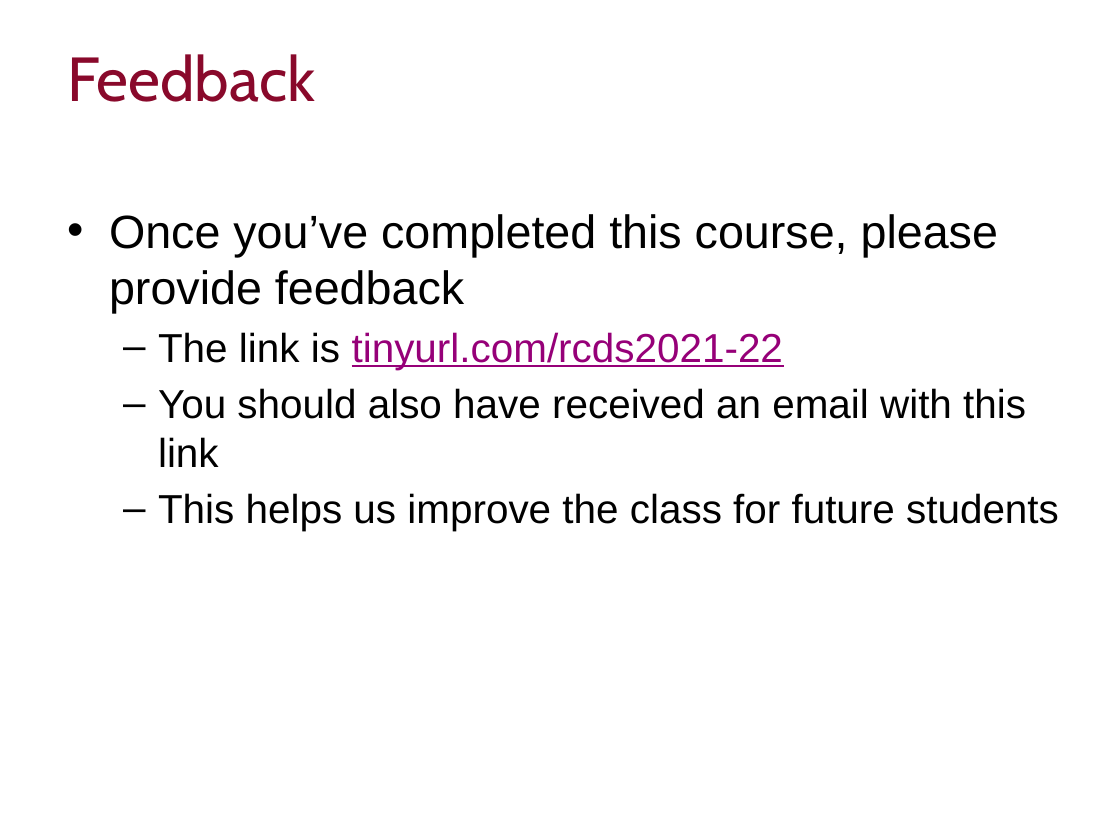
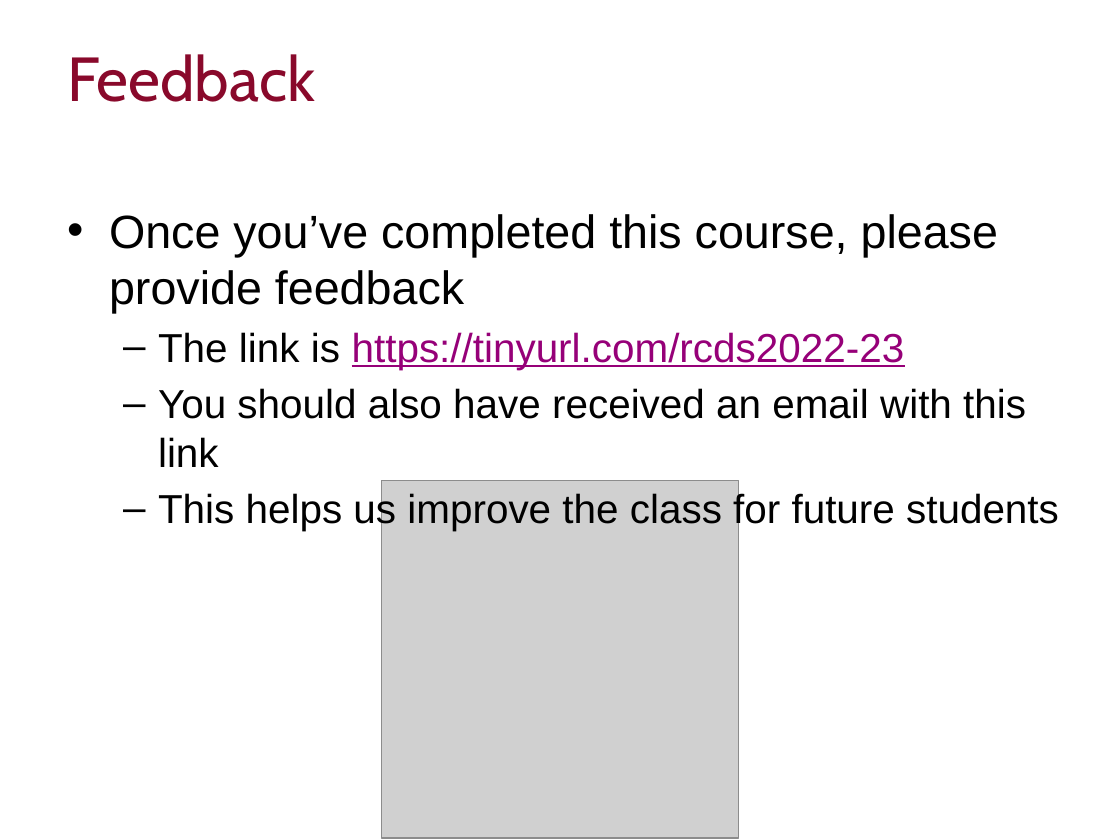
Before and after one commit to ImperialCollegeLondon/RCDS-numerical-computing-in-python-with-numpy-and-scipy, a slide deck: slide 5 of Numerical Computing Python Slides.pptx. Drawn at 1120x840 pixels with LibreOffice and Linux fonts; fonts in the diff are those of the drawing; grey boxes stand for pictures; background and template pictures are left out. Boxes give left, top, right and bottom in pixels: in the first picture for what was removed or moved away, otherwise in the second. Text is boxed around its words. In the diff, an @@ line names an element or a change of style, - is before the commit and + after.

Commit message:
Updated feedback info

```diff
--- a/Numerical Computing Python Slides.pptx
+++ b/Numerical Computing Python Slides.pptx
@@ text at <box>158,332,905,369</box>: text changed @@
-  – The link is tinyurl.com/rcds2021-22
+  – The link is https://tinyurl.com/rcds2022-23
@@ picture added at <box>381,480,738,838</box> @@
```
